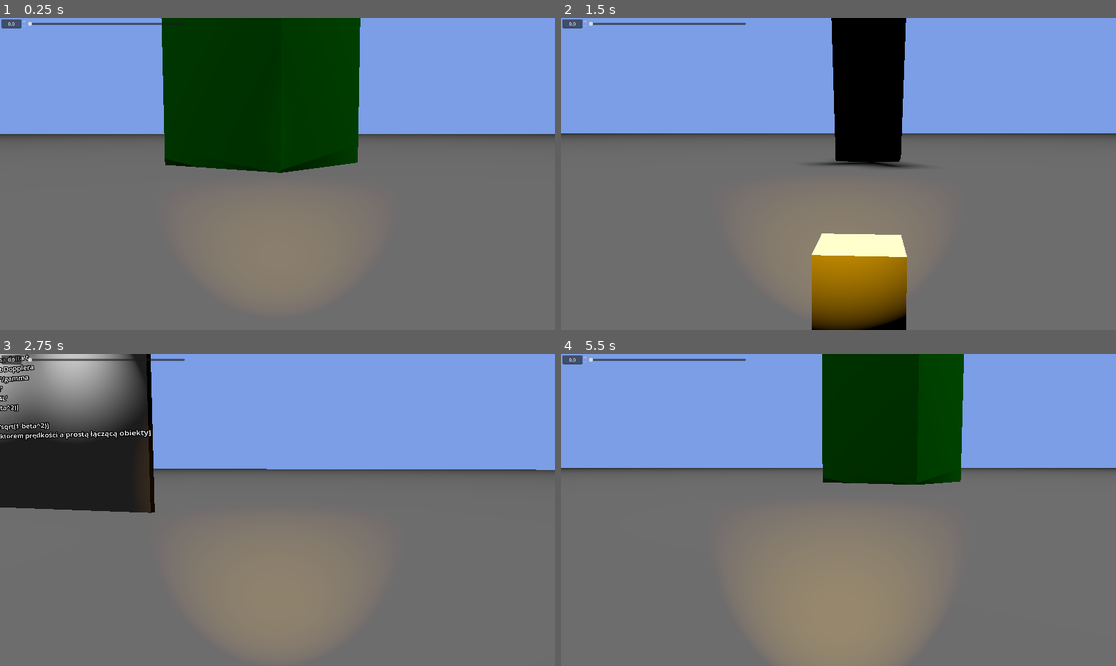
Above: before the commit, frames 1-4 (two rows, left to right).
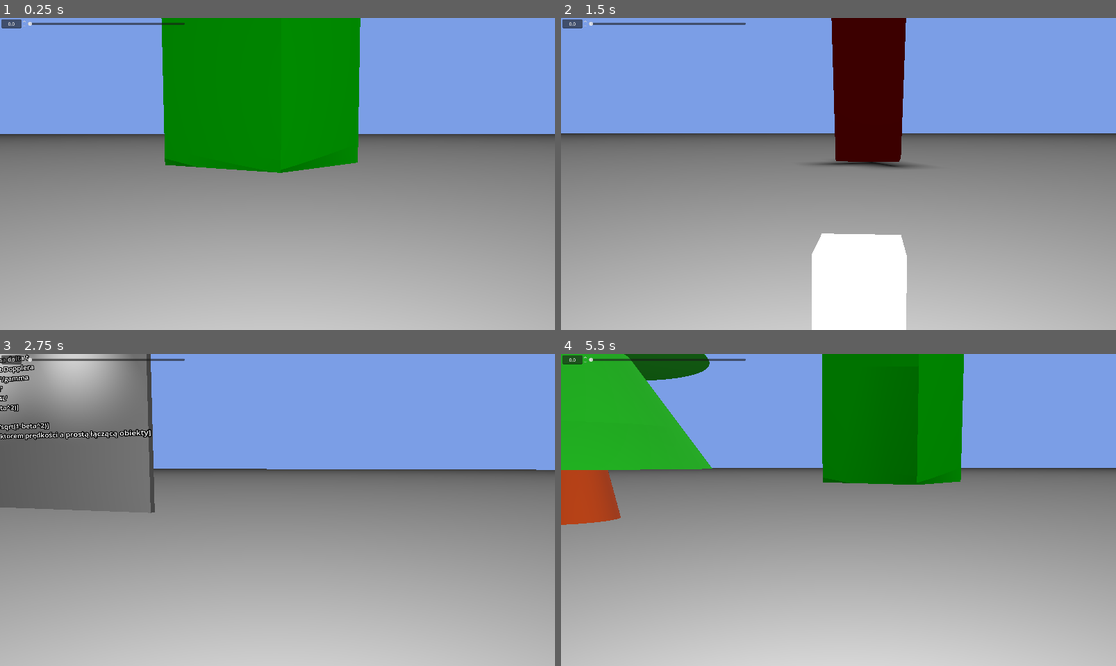
Above: after the commit, the same moments.

Repository: Sammaeliusz/PC-Repo
Game: Godot game, scene res://control.tscn
Same seed, same stepped clock (60 frames per second), same inputs: the game is played once before the commit and once after it.
Inputs:
- Up to frame 1 (0.25 s): no input
- Up to frame 2 (1.5 s): hold Right (move_right) 0.53-1.28 s; hold S (move_backward) from 1.28 s (still down)
- Up to frame 3 (2.75 s): release S (move_backward) at 2.03 s; hold Right (move_right) from 2.03 s (still down)
- Up to frame 4 (5.5 s): release Right (move_right) at 2.78 s; hold W (move_forward) 2.78-3.53 s; tap Enter at 3.5 s; hold Left (move_left) 3.53-5.03 s; hold S (move_backward) from 5.03 s (still down)

The runs differ from the first frame. In frame 1, 65% of the frame differs, in the area x 0-100%, y 0-100%; in frame 2, 55%; in frame 3, 60%; in frame 4, 71%.

Commit message:
Dodano drzewo

Diff:
--- /dev/null
+++ b/GGUI/krzywe-światy/Prefabs/Tree/Tree.tscn
@@ -0,0 +1,53 @@
+[gd_scene format=3 uid="uid://5ybcmfqasybl"]
+
+[ext_resource type="Material" uid="uid://c3jwclnp6q5f3" path="res://Prefabs/Tree/Tree_leaves.tres" id="1_1rsr1"]
+
+[sub_resource type="CylinderShape3D" id="CylinderShape3D_126ht"]
+height = 3.4785156
+radius = 1.0
+
+[sub_resource type="StandardMaterial3D" id="StandardMaterial3D_2nxt1"]
+albedo_color = Color(0.683971, 0.24499986, 9.62615e-08, 1)
+
+[sub_resource type="CylinderMesh" id="CylinderMesh_d2rsb"]
+material = SubResource("StandardMaterial3D_2nxt1")
+top_radius = 0.3
+bottom_radius = 0.4
+height = 0.5
+
+[sub_resource type="CylinderMesh" id="CylinderMesh_126ht"]
+bottom_radius = 1.2
+height = 1.0
+
+[sub_resource type="CylinderMesh" id="CylinderMesh_8hxoa"]
+top_radius = 0.0
+bottom_radius = 1.1
+height = 1.25
+
+[node name="Tree" type="Node3D" unique_id=323550111]
+
+[node name="StaticBody3D" type="StaticBody3D" parent="." unique_id=2039933041]
+transform = Transform3D(1, 0, 0, 0, 1, 0, 0, 0, 1, 0, 0.53656733, 0)
+
+[node name="CollisionShape3D" type="CollisionShape3D" parent="StaticBody3D" unique_id=1944103435]
+transform = Transform3D(1, 0, 0, 0, 1, 0, 0, 0, 1, 0, 0.23925781, 0)
+shape = SubResource("CylinderShape3D_126ht")
+
+[node name="MeshInstance3D" type="MeshInstance3D" parent="." unique_id=1782990373]
+transform = Transform3D(1, 0, 0, 0, 1, 0, 0, 0, 1, 0, -0.76373464, 0)
+mesh = SubResource("CylinderMesh_d2rsb")
+
+[node name="MeshInstance3D" type="MeshInstance3D" parent="MeshInstance3D" unique_id=1056988276]
+transform = Transform3D(1, 0, 0, 0, 1, 0, 0, 0, 1, 0, 0.71683097, 0)
+material_override = ExtResource("1_1rsr1")
+mesh = SubResource("CylinderMesh_126ht")
+
+[node name="MeshInstance3D2" type="MeshInstance3D" parent="MeshInstance3D/MeshInstance3D" unique_id=15150781]
+transform = Transform3D(1, 0, 0, 0, 1, 0, 0, 0, 1, 0, 0.95542884, 0)
+material_override = ExtResource("1_1rsr1")
+mesh = SubResource("CylinderMesh_126ht")
+
+[node name="MeshInstance3D3" type="MeshInstance3D" parent="MeshInstance3D/MeshInstance3D/MeshInstance3D2" unique_id=2033971940]
+transform = Transform3D(1, 0, 0, 0, 1, 0, 0, 0, 1, 0, 1.0824358, 0)
+material_override = ExtResource("1_1rsr1")
+mesh = SubResource("CylinderMesh_8hxoa")
--- /dev/null
+++ b/GGUI/krzywe-światy/Prefabs/Tree/Tree_leaves.tres
@@ -0,0 +1,7 @@
+[gd_resource type="StandardMaterial3D" format=3 uid="uid://c3jwclnp6q5f3"]
+
+[resource]
+albedo_color = Color(0, 0.4983505, 0, 1)
+emission_enabled = true
+emission = Color(0, 0.82595706, 0, 1)
+emission_energy_multiplier = 0.3
--- a/GGUI/krzywe-światy/control.tscn
+++ b/GGUI/krzywe-światy/control.tscn
@@ -4,6 +4,7 @@
 [ext_resource type="PackedScene" uid="uid://bbn6pucn63hwh" path="res://Prefabs/Building/budynek.tscn" id="1_ee4bf"]
 [ext_resource type="Script" uid="uid://bhc016w12uovm" path="res://Doswietlanie.gd" id="2_qtu10"]
 [ext_resource type="Script" uid="uid://drs76qdvf62hf" path="res://Scripts/Controller.gd" id="3_qtu10"]
+[ext_resource type="PackedScene" uid="uid://5ybcmfqasybl" path="res://Prefabs/Tree/Tree.tscn" id="5_iy58a"]
 [ext_resource type="PackedScene" uid="uid://qsl33bb5v37u" path="res://tablica.tscn" id="5_kbped"]
 [ext_resource type="Script" uid="uid://cxfnsw1sb2tnu" path="res://Rotate.gd" id="6_fj5cn"]
 
@@ -111,27 +112,28 @@
 
 [node name="SpotLight3D" type="SpotLight3D" parent="Player" unique_id=1361962665]
 transform = Transform3D(-4.371139e-08, 0, 1, 0, 1, 0, -1, 0, -4.371139e-08, 0, 0, 0)
-light_color = Color(0.77254903, 0.5529412, 0, 1)
 light_energy = 6.269
 light_indirect_energy = 2.82
 light_specular = 0.754
-spot_range = 28.579
-spot_angle = 18.1577
-spot_angle_attenuation = 1.3660405
+spot_range = 4096.0
+spot_angle = 84.66818
+
+[node name="Tree" parent="." unique_id=323550111 instance=ExtResource("5_iy58a")]
+transform = Transform3D(3.5, 0, 0, 0, 3.5, 0, 0, 0, 3.5, -1.6159506, 3.4412737, 18.018545)
 
 [node name="Tablica" parent="." unique_id=1072366689 instance=ExtResource("5_kbped")]
 transform = Transform3D(-4.371139e-08, 0, -1, 0, 1, 0, 1, 0, -4.371139e-08, 14.041037, -1.0326486, -2.9110436)
 
-[node name="Cylinder2" type="RigidBody3D" parent="." unique_id=1478077257]
+[node name="Cylinder" type="RigidBody3D" parent="." unique_id=1478077257]
 transform = Transform3D(1, 0, 0, 0, 1, 0, 0, 0, 1, -2.81875, 1.5346684, 0)
 script = ExtResource("6_fj5cn")
 
-[node name="MeshInstance3D2" type="MeshInstance3D" parent="Cylinder2" unique_id=1738369614]
+[node name="MeshInstance3D2" type="MeshInstance3D" parent="Cylinder" unique_id=1738369614]
 mesh = SubResource("CylinderMesh_d2rsb")
 
-[node name="MeshInstance3D" type="MeshInstance3D" parent="Cylinder2" unique_id=830994801]
+[node name="MeshInstance3D" type="MeshInstance3D" parent="Cylinder" unique_id=830994801]
 transform = Transform3D(1, 0, 0, 0, 1, 0, 0, 0, 1, 0, 0.5233779, 0)
 mesh = SubResource("CylinderMesh_126ht")
 
-[node name="CollisionShape3D" type="CollisionShape3D" parent="Cylinder2" unique_id=643516136]
+[node name="CollisionShape3D" type="CollisionShape3D" parent="Cylinder" unique_id=643516136]
 shape = SubResource("CylinderShape3D_126ht")
